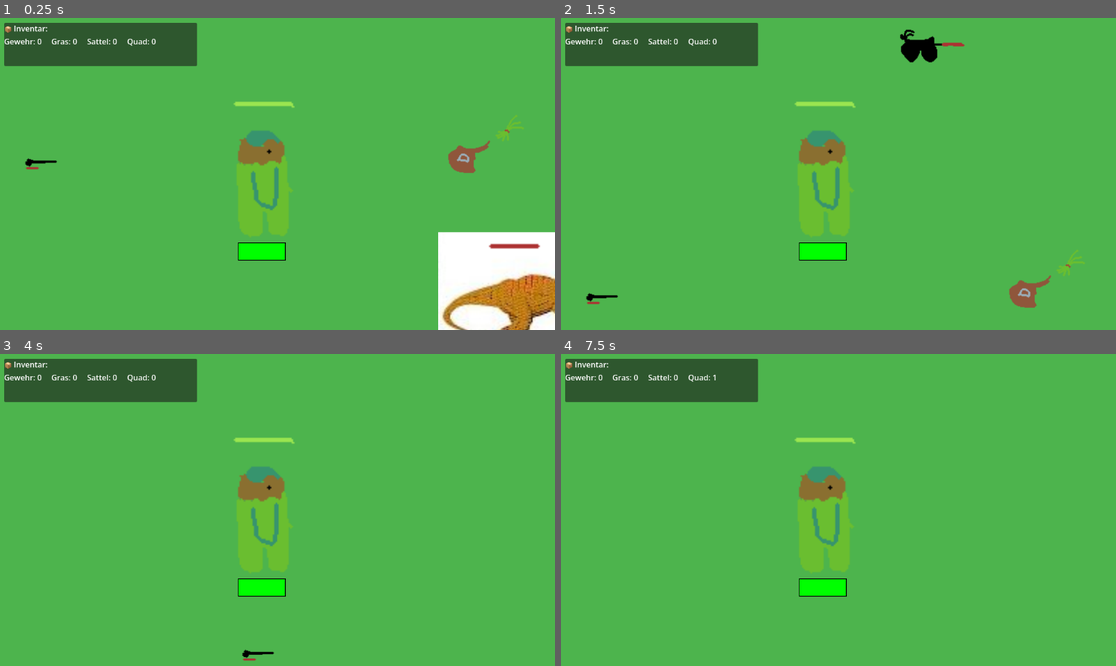
Above: before the commit, frames 1-4 (two rows, left to right).
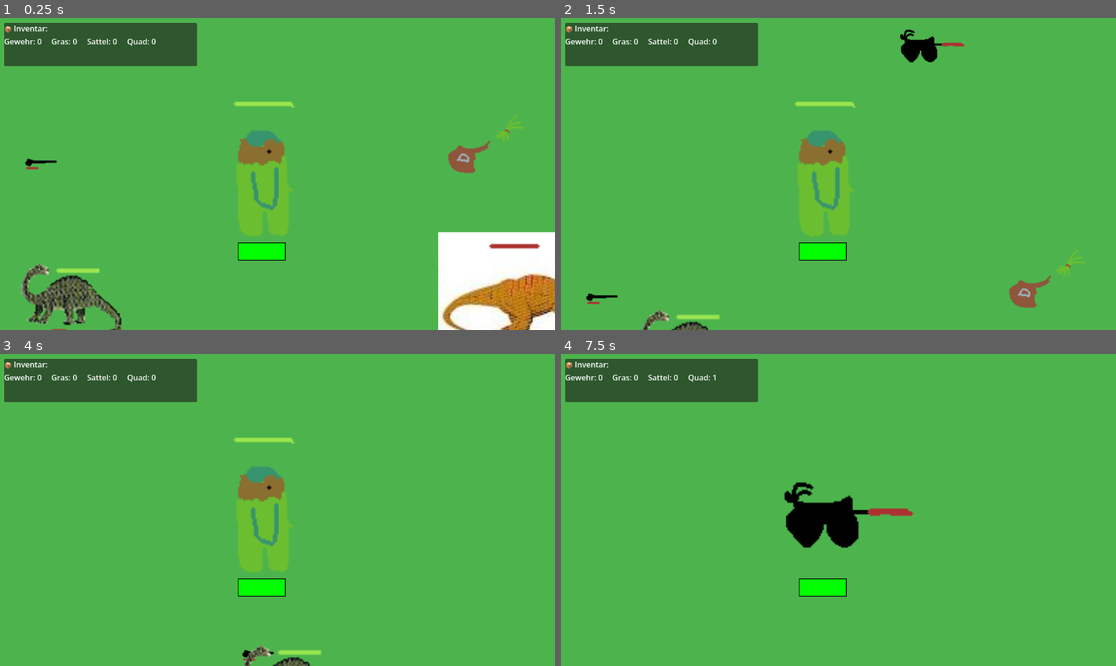
Above: after the commit, the same moments.

Repository: twiederk/Dinojagd
Game: Godot game, scene res://scenes/main/Main.tscn
The game is run twice, just before and just after one commit, with the same random seed, the same clock (stepped at 60 frames per second) and the same inputs.
Inputs:
- Up to frame 1 (0.25 s): no input
- Up to frame 2 (1.5 s): tap Enter (ui_accept) at 0.5, 0.77, 1.07 s; hold E (interact, bound only after the commit) 0.53-1.28 s; hold W (ui_move_up) from 0.53 s (still down); tap Q (toggle_quad, bound only after the commit) at 0.8, 1.35 s
- Up to frame 3 (4 s): tap Enter (ui_accept) at 1.52, 1.55, 1.82, 3.02, 3.32, 3.77, 3.8 s; release W (ui_move_up) at 2.03 s; hold Enter (ui_accept) 2.03-2.78 s; hold A (ui_move_left) 2.03-3.53 s; tap E (interact, bound only after the commit) at 2.3, 2.85 s; tap Q (toggle_quad, bound only after the commit) at 3.05 s; hold S (ui_move_down) from 3.53 s (still down); hold Q (toggle_quad, bound only after the commit) from 3.53 s (still down)
- Up to frame 4 (7.5 s): tap Enter (ui_accept) at 4.07, 4.52, 4.82, 5.85, 6.02, 6.32, 6.77, 7.07 s; release S (ui_move_down) at 4.28 s; release Q (toggle_quad, bound only after the commit) at 4.28 s; hold D (ui_move_right) 4.28-5.03 s; tap E (interact, bound only after the commit) at 4.35 s; hold W (ui_move_up) 5.03-5.78 s; hold Q (toggle_quad, bound only after the commit) 5.03-5.78 s; hold D (ui_move_right) from 5.78 s (still down); hold E (interact, bound only after the commit) 6.53-7.28 s; tap Q (toggle_quad, bound only after the commit) at 7.35 s

The runs differ from the first frame. In frame 1, 1.8% of the frame differs, in the area x 3-22%, y 78-100%; in frame 2, 0.4%; in frame 3, 0.4%; in frame 4, 3.6%, in the area x 40-64%, y 26-70%.

Commit message:
First implementation of phase 4

Diff:
--- a/sourcecode/project.godot
+++ b/sourcecode/project.godot
@@ -50,6 +50,16 @@
 , Object(InputEventKey,"resource_local_to_scene":false,"resource_name":"","device":-1,"window_id":0,"alt_pressed":false …(186 unchanged characters)…
 ]
 }
+interact={
+"deadzone": 0.5,
+"events": [Object(InputEventKey,"resource_local_to_scene":false,"resource_name":"","device":-1,"window_id":0,"alt_pressed":false,"shift_pressed":false,"ctrl_pressed":false,"meta_pressed":false,"pressed":false,"keycode":69,"physical_keycode":0,"key_label":0,"unicode":101,"location":0,"echo":false,"script":null)
+]
+}
+toggle_quad={
+"deadzone": 0.5,
+"events": [Object(InputEventKey,"resource_local_to_scene":false,"resource_name":"","device":-1,"window_id":0,"alt_pressed":false,"shift_pressed":false,"ctrl_pressed":false,"meta_pressed":false,"pressed":false,"keycode":81,"physical_keycode":0,"key_label":0,"unicode":113,"location":0,"echo":false,"script":null)
+]
+}
 
 [physics]
 
--- a/sourcecode/scenes/main/Main.tscn
+++ b/sourcecode/scenes/main/Main.tscn
@@ -5,6 +5,7 @@
 [ext_resource type="Script" uid="uid://c6bds5wqv3y6h" path="res://scripts/main.gd" id="MainScript"]
 [ext_resource type="PackedScene" uid="uid://player" path="res://scenes/player/Player.tscn" id="PlayerScene"]
 [ext_resource type="PackedScene" uid="uid://trex" path="res://scenes/enemies/TRex.tscn" id="TRexScene"]
+[ext_resource type="PackedScene" uid="uid://brontosaurus" path="res://scenes/vehicles/Brontosaurus.tscn" id="BrontosaurusScene"]
 
 [node name="Main" type="Node2D" unique_id=100323129]
 script = ExtResource("MainScript")
@@ -23,4 +24,7 @@
 [node name="TRex" parent="." unique_id=1511423132 instance=ExtResource("TRexScene")]
 position = Vector2(360, 192)
 
+[node name="Brontosaurus" parent="." instance=ExtResource("BrontosaurusScene")]
+position = Vector2(-300, 200)
+
 [node name="HUD" parent="." unique_id=1143066013 instance=ExtResource("HUDScene")]
--- /dev/null
+++ b/sourcecode/scenes/vehicles/Brontosaurus.tscn
@@ -0,0 +1,44 @@
+[gd_scene load_steps=6 format=3 uid="uid://brontosaurus"]
+
+[ext_resource type="Texture2D" path="res://assets/Brontosaurus.png" id="1_bronto"]
+[ext_resource type="PackedScene" uid="uid://healthbar" path="res://scenes/enemies/HealthBar.tscn" id="2_healthbar"]
+[ext_resource type="Script" path="res://scripts/vehicles/brontosaurus.gd" id="3_script"]
+
+[sub_resource type="CapsuleShape2D" id="CapsuleShape2D_body"]
+radius = 80.0
+height = 200.0
+
+[sub_resource type="CircleShape2D" id="CircleShape2D_interaction"]
+radius = 150.0
+
+[sub_resource type="CapsuleShape2D" id="CapsuleShape2D_damage"]
+radius = 90.0
+height = 180.0
+
+[node name="Brontosaurus" type="CharacterBody2D"]
+collision_layer = 8
+collision_mask = 3
+script = ExtResource("3_script")
+
+[node name="Sprite2D" type="Sprite2D" parent="."]
+scale = Vector2(2, 2)
+texture = ExtResource("1_bronto")
+
+[node name="CollisionShape2D" type="CollisionShape2D" parent="."]
+shape = SubResource("CapsuleShape2D_body")
+
+[node name="InteractionArea" type="Area2D" parent="."]
+collision_layer = 0
+collision_mask = 2
+
+[node name="CollisionShape2D" type="CollisionShape2D" parent="InteractionArea"]
+shape = SubResource("CircleShape2D_interaction")
+
+[node name="DamageArea" type="Area2D" parent="."]
+collision_layer = 8
+collision_mask = 2
+
+[node name="CollisionShape2D" type="CollisionShape2D" parent="DamageArea"]
+shape = SubResource("CapsuleShape2D_damage")
+
+[node name="HealthBar" parent="." instance=ExtResource("2_healthbar")]
--- a/sourcecode/scripts/constants.gd
+++ b/sourcecode/scripts/constants.gd
@@ -74,6 +74,21 @@
 const BULLET_DAMAGE = 10
 const GUN_COOLDOWN = 0.3  # Sekunden zwischen Schüssen
 
+# Brontosaurus Konstanten (Phase 4)
+const BRONTOSAURUS_SPRITE_PATH = "res://assets/Brontosaurus.png"
+const BRONTOSAURUS_HP = 150
+const BRONTOSAURUS_MAX_HP = 150
+const BRONTOSAURUS_SPEED = 120.0          # Wander-Speed
+const BRONTOSAURUS_MOUNT_SPEED = 180.0    # Reiten-Speed
+const BRONTOSAURUS_DAMAGE = 25            # Schaden gegen T-Rex
+const BRONTOSAURUS_DAMAGE_COOLDOWN = 1.5
+const BRONTOSAURUS_WANDER_RADIUS = 300.0  # Maximale Wanderdistanz
+const BRONTOSAURUS_WANDER_INTERVAL = 3.0  # Sekunden zwischen Wanderzielen
+
+# Quad Konstanten (Phase 4)
+const QUAD_SPRITE_PATH = "res://assets/Quad.png"
+const QUAD_SPEED = 400.0                  # Doppelte Player-Speed
+
 # HealthBar UI
 const HEALTHBAR_WIDTH = 60
 const HEALTHBAR_HEIGHT = 8
--- a/sourcecode/scripts/enemies/t_rex.gd
+++ b/sourcecode/scripts/enemies/t_rex.gd
@@ -28,6 +28,9 @@
 signal enemy_died
 
 func _ready() -> void:
+	# Zur "enemies" Gruppe hinzufügen (für Brontosaurus Damage)
+	add_to_group("enemies")
+
 	# Startposition speichern
 	start_position = global_position
 
--- a/sourcecode/scripts/main.gd
+++ b/sourcecode/scripts/main.gd
@@ -7,6 +7,7 @@
 @onready var item_spawner = $ItemSpawner
 @onready var hud = $HUD
 @onready var t_rex = $TRex
+@onready var brontosaurus = $Brontosaurus
 
 func _ready() -> void:
 	# Verbinde Player-Signal mit HUD
@@ -20,11 +21,17 @@
 		t_rex.health_changed.connect(_on_trex_health_changed)
 		t_rex.enemy_died.connect(_on_trex_died)
 
+	# Verbinde Brontosaurus Signale (Phase 4)
+	if brontosaurus and player:
+		brontosaurus.player_nearby.connect(_on_brontosaurus_player_nearby)
+		brontosaurus.player_left.connect(_on_brontosaurus_player_left)
+		brontosaurus.brontosaurus_died.connect(_on_brontosaurus_died)
+
 	# Initial Inventar anzeigen
 	if hud and player:
 		hud.update_inventory(player.get_inventory())
 
-	print("✓ Main scene initialized with T-Rex")
+	print("✓ Main scene initialized with T-Rex and Brontosaurus")
 	print("  Items spawned: %d" % item_spawner.get_spawned_item_count())
 
 
@@ -59,3 +66,21 @@
 func _on_trex_died() -> void:
 	"""Wird aufgerufen wenn T-Rex stirbt."""
 	print("🦖 T-Rex eliminated!")
+
+# ==================== Brontosaurus Callbacks (Phase 4) ====================
+
+func _on_brontosaurus_player_nearby(bronto: CharacterBody2D) -> void:
+	"""Wird aufgerufen wenn Player in Brontosaurus-Reichweite kommt."""
+	if player:
+		player.set_nearby_brontosaurus(bronto)
+
+func _on_brontosaurus_player_left() -> void:
+	"""Wird aufgerufen wenn Player Brontosaurus-Reichweite verlässt."""
+	if player:
+		player.clear_nearby_brontosaurus()
+
+func _on_brontosaurus_died() -> void:
+	"""Wird aufgerufen wenn Brontosaurus stirbt."""
+	print("🦕 Brontosaurus died!")
+	if player:
+		player.clear_nearby_brontosaurus()
--- a/sourcecode/scripts/player.gd
+++ b/sourcecode/scripts/player.gd
@@ -19,6 +19,14 @@
 var gun_cooldown_timer: float = 0.0
 var last_direction: Vector2 = Vector2.RIGHT  # Standard-Richtung
 var BulletScene = preload("res://scenes/bullets/Bullet.tscn")
+
+# Mount/Vehicle System (Phase 4)
+var is_mounted: bool = false
+var current_mount: CharacterBody2D = null  # Brontosaurus Referenz
+var is_on_quad: bool = false
+var has_quad: bool = false
+var nearby_brontosaurus: CharacterBody2D = null
+var original_speed: float = 0.0
 
 # References
 @onready var sprite = $AnimatedSprite2D
@@ -92,10 +100,25 @@
 		pass
 
 func _input(event: InputEvent) -> void:
-	# Leertaste zum Schießen (wenn Gewehr vorhanden)
+	# Leertaste zum Schießen (wenn Gewehr vorhanden und nicht auf Quad)
 	if event.is_action_pressed("ui_accept"):
-		if has_gun and gun_cooldown_timer <= 0:
+		if has_gun and gun_cooldown_timer <= 0 and not is_on_quad and not is_mounted:
 			_fire_gun()
+
+	# E-Taste: Mount/Dismount Brontosaurus
+	if event.is_action_pressed("interact"):
+		if is_mounted:
+			_dismount_brontosaurus()
+		elif nearby_brontosaurus and _can_mount() and not is_on_quad:
+			_mount_brontosaurus(nearby_brontosaurus)
+		elif nearby_brontosaurus and not _can_mount():
+			if Constants.DEBUG_MODE:
+				print("⚠️ Benötigt Gras und Sattel zum Reiten!")
+
+	# Q-Taste: Quad Toggle
+	if event.is_action_pressed("toggle_quad"):
+		if has_quad and not is_mounted:
+			_toggle_quad()
 
 func _fire_gun() -> void:
 	"""Feuert eine Kugel in die letzte Bewegungsrichtung."""
@@ -111,6 +134,66 @@
 
 	if Constants.DEBUG_MODE:
 		print("🔫 Player fired gun in direction: %s" % last_direction)
+
+# ==================== Mount/Vehicle System (Phase 4) ====================
+
+func _can_mount() -> bool:
+	"""Prüft ob der Spieler Gras und Sattel hat."""
+	return has_item(Constants.ItemType.GRASS) and has_item(Constants.ItemType.SADDLE)
+
+func _mount_brontosaurus(bronto: CharacterBody2D) -> void:
+	"""Spieler steigt auf den Brontosaurus."""
+	if not bronto or is_mounted:
+		return
+
+	is_mounted = true
+	current_mount = bronto
+	bronto.mount(self)
+
+	# Verbrauche Gras (Sattel bleibt)
+	inventory[Constants.ItemType.GRASS] -= 1
+	emit_signal("item_collected", Constants.ItemType.GRASS, inventory[Constants.ItemType.GRASS])
+
+	if Constants.DEBUG_MODE:
+		print("🦕 Mounted Brontosaurus! Gras verbraucht.")
+
+func _dismount_brontosaurus() -> void:
+	"""Spieler steigt vom Brontosaurus ab."""
+	if not current_mount:
+		return
+
+	current_mount.dismount()
+	is_mounted = false
+	current_mount = null
+
+	if Constants.DEBUG_MODE:
+		print("🦕 Dismounted Brontosaurus!")
+
+func _toggle_quad() -> void:
+	"""Quad-Modus an/aus schalten."""
+	is_on_quad = !is_on_quad
+
+	if is_on_quad:
+		original_speed = speed
+		speed = Constants.QUAD_SPEED
+		if sprite:
+			sprite.texture = load(Constants.QUAD_SPRITE_PATH)
+		if Constants.DEBUG_MODE:
+			print("🏎️ Quad aktiviert! Speed: %d" % speed)
+	else:
+		speed = Constants.PLAYER_SPEED
+		if sprite:
+			sprite.texture = load(Constants.PLAYER_SPRITE_PATH)
+		if Constants.DEBUG_MODE:
+			print("🏎️ Quad deaktiviert! Speed: %d" % speed)
+
+func set_nearby_brontosaurus(bronto: CharacterBody2D) -> void:
+	"""Wird vom Brontosaurus aufgerufen wenn Player in Reichweite."""
+	nearby_brontosaurus = bronto
+
+func clear_nearby_brontosaurus() -> void:
+	"""Wird vom Brontosaurus aufgerufen wenn Player außer Reichweite."""
+	nearby_brontosaurus = null
 
 func _on_item_entered(area: Area2D) -> void:
 	"""Wird aufgerufen wenn ein Item die DetectionArea betritt."""
@@ -127,6 +210,12 @@
 				has_gun = true
 				if Constants.DEBUG_MODE:
 					print("🔫 Gun acquired! Press SPACE to shoot.")
+
+			# Prüfe ob Quad gesammelt wurde
+			if item_type == Constants.ItemType.QUAD:
+				has_quad = true
+				if Constants.DEBUG_MODE:
+					print("🏎️ Quad acquired! Press Q to toggle.")
 
 			# Item aus der Welt entfernen
 			area.queue_free()
--- /dev/null
+++ b/sourcecode/scripts/vehicles/brontosaurus.gd
@@ -0,0 +1,214 @@
+extends CharacterBody2D
+
+var Constants = preload("res://scripts/constants.gd")
+
+# States
+enum State { WANDERING, MOUNTED, IDLE }
+var current_state: State = State.WANDERING
+
+# Stats
+var hp: int = Constants.BRONTOSAURUS_HP
+var max_hp: int = Constants.BRONTOSAURUS_MAX_HP
+var damage: int = Constants.BRONTOSAURUS_DAMAGE
+var speed: float = Constants.BRONTOSAURUS_SPEED
+var mount_speed: float = Constants.BRONTOSAURUS_MOUNT_SPEED
+
+# Mount System
+var rider: CharacterBody2D = null  # Referenz zum Player
+
+# Wander System
+var start_position: Vector2 = Vector2.ZERO
+var wander_target: Vector2 = Vector2.ZERO
+var wander_timer: float = 0.0
+
+# Cooldowns
+var damage_cooldown: float = 0.0
+
+# References
+@onready var sprite = $Sprite2D
+@onready var interaction_area = $InteractionArea
+@onready var damage_area = $DamageArea
+@onready var healthbar = $HealthBar
+
+# Signals
+signal health_changed(hp: int, max_hp: int)
+signal brontosaurus_died
+signal player_nearby(bronto: CharacterBody2D)
+signal player_left
+
+func _ready() -> void:
+	# Startposition speichern
+	start_position = global_position
+	wander_target = _get_random_wander_target()
+
+	# Sprite laden
+	if sprite:
+		sprite.texture = load(Constants.BRONTOSAURUS_SPRITE_PATH)
+
+	# Signals verbinden
+	if interaction_area:
+		interaction_area.area_entered.connect(_on_interaction_area_entered)
+		interaction_area.area_exited.connect(_on_interaction_area_exited)
+
+	if damage_area:
+		damage_area.body_entered.connect(_on_damage_area_body_entered)
+
+	# HealthBar initialisieren
+	if healthbar:
+		healthbar.update_health(hp, max_hp)
+		health_changed.connect(healthbar.update_health)
+
+	if Constants.DEBUG_MODE:
+		print("✓ Brontosaurus spawned at %s" % global_position)
+
+func _physics_process(delta: float) -> void:
+	# Update Cooldowns
+	if damage_cooldown > 0:
+		damage_cooldown -= delta
+
+	# Update Movement based on state
+	match current_state:
+		State.WANDERING:
+			_wander_movement(delta)
+		State.MOUNTED:
+			_mounted_movement(delta)
+		State.IDLE:
+			velocity = Vector2.ZERO
+
+	# Apply movement
+	move_and_slide()
+
+func _wander_movement(delta: float) -> void:
+	"""Zufälliges Wandern wenn nicht gemounted."""
+	wander_timer -= delta
+
+	if wander_timer <= 0:
+		wander_target = _get_random_wander_target()
+		wander_timer = Constants.BRONTOSAURUS_WANDER_INTERVAL
+
+	var distance_to_target = global_position.distance_to(wander_target)
+	if distance_to_target > 10.0:
+		var direction = (wander_target - global_position).normalized()
+		velocity = direction * speed
+	else:
+		velocity = Vector2.ZERO
+
+func _mounted_movement(_delta: float) -> void:
+	"""Bewegung wenn Player reitet - gesteuert durch Player Input."""
+	if not rider:
+		return
+
+	var input_vector = Vector2.ZERO
+
+	if Input.is_action_pressed("ui_move_up"):
+		input_vector.y -= 1
+	if Input.is_action_pressed("ui_move_down"):
+		input_vector.y += 1
+	if Input.is_action_pressed("ui_move_left"):
+		input_vector.x -= 1
+	if Input.is_action_pressed("ui_move_right"):
+		input_vector.x += 1
+
+	if input_vector.length() > 0:
+		input_vector = input_vector.normalized()
+		velocity = input_vector * mount_speed
+	else:
+		velocity = Vector2.ZERO
+
+func _get_random_wander_target() -> Vector2:
+	"""Generiert ein zufälliges Wanderziel in der Nähe der Startposition."""
+	var random_offset = Vector2(
+		randf_range(-Constants.BRONTOSAURUS_WANDER_RADIUS, Constants.BRONTOSAURUS_WANDER_RADIUS),
+		randf_range(-Constants.BRONTOSAURUS_WANDER_RADIUS, Constants.BRONTOSAURUS_WANDER_RADIUS)
+	)
+	return start_position + random_offset
+
+func mount(player: CharacterBody2D) -> void:
+	"""Player steigt auf den Brontosaurus."""
+	rider = player
+	current_state = State.MOUNTED
+
+	# Player unsichtbar machen und Physik deaktivieren
+	player.visible = false
+	player.set_physics_process(false)
+	player.set_process_input(false)
+
+	# Player Position an Brontosaurus koppeln
+	player.global_position = global_position
+
+	if Constants.DEBUG_MODE:
+		print("🦕 Player mounted Brontosaurus!")
+
+func dismount() -> Vector2:
+	"""Player steigt ab. Gibt die Absteige-Position zurück."""
+	if not rider:
+		return global_position
+
+	var dismount_pos = global_position + Vector2(100, 0)
+
+	# Player wieder aktivieren
+	rider.visible = true
+	rider.set_physics_process(true)
+	rider.set_process_input(true)
+	rider.global_position = dismount_pos
+
+	rider = null
+	current_state = State.WANDERING
+	wander_timer = 0.0  # Sofort neues Wanderziel
+
+	if Constants.DEBUG_MODE:
+		print("🦕 Player dismounted Brontosaurus at %s" % dismount_pos)
+
+	return dismount_pos
+
+func _on_interaction_area_entered(area: Area2D) -> void:
+	"""Player kommt in Interaktions-Reichweite."""
+	var is_player = area.is_in_group("player") or (area.get_parent() and area.get_parent().is_in_group("player"))
+	if is_player and current_state != State.MOUNTED:
+		emit_signal("player_nearby", self)
+		if Constants.DEBUG_MODE:
+			print("🦕 Player nearby - Press E to mount (requires Grass + Saddle)")
+
+func _on_interaction_area_exited(area: Area2D) -> void:
+	"""Player verlässt Interaktions-Reichweite."""
+	var is_player = area.is_in_group("player") or (area.get_parent() and area.get_parent().is_in_group("player"))
+	if is_player:
+		emit_signal("player_left")
+
+func _on_damage_area_body_entered(body: Node2D) -> void:
+	"""Kollision mit T-Rex - Schaden zufügen."""
+	if body.is_in_group("enemies") and damage_cooldown <= 0:
+		if body.has_method("take_damage"):
+			body.take_damage(damage)
+			damage_cooldown = Constants.BRONTOSAURUS_DAMAGE_COOLDOWN
+
+			if Constants.DEBUG_MODE:
+				print("🦕 Brontosaurus dealt %d damage to %s!" % [damage, body.name])
+
+func take_damage(amount: int) -> void:
+	"""Brontosaurus nimmt Schaden."""
+	hp -= amount
+	emit_signal("health_changed", hp, max_hp)
+
+	if Constants.DEBUG_MODE:
+		print("🦕 Brontosaurus takes %d damage! HP: %d/%d" % [amount, hp, max_hp])
+
+	if hp <= 0:
+		_die()
+
+func _die() -> void:
+	"""Brontosaurus stirbt."""
+	# Wenn Player drauf sitzt, abwerfen
+	if rider:
+		dismount()
+
+	emit_signal("brontosaurus_died")
+
+	if Constants.DEBUG_MODE:
+		print("💀 Brontosaurus died!")
+
+	queue_free()
+
+func is_mounted() -> bool:
+	"""Prüft ob der Brontosaurus gerade geritten wird."""
+	return current_state == State.MOUNTED
